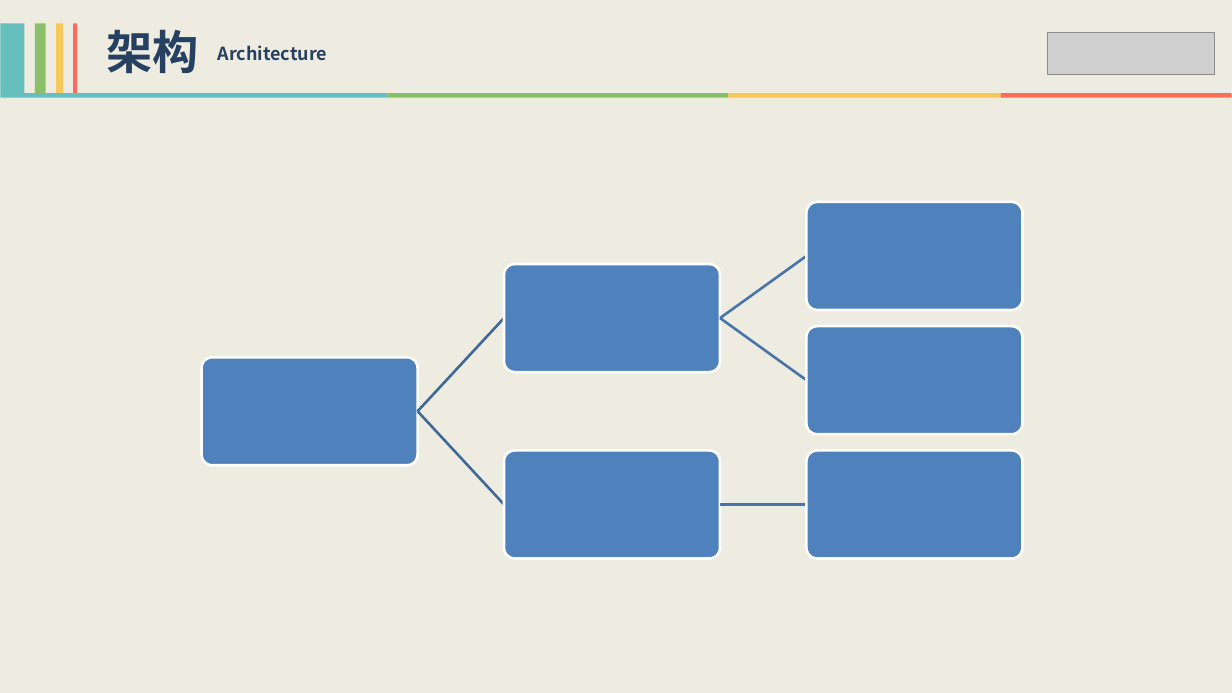
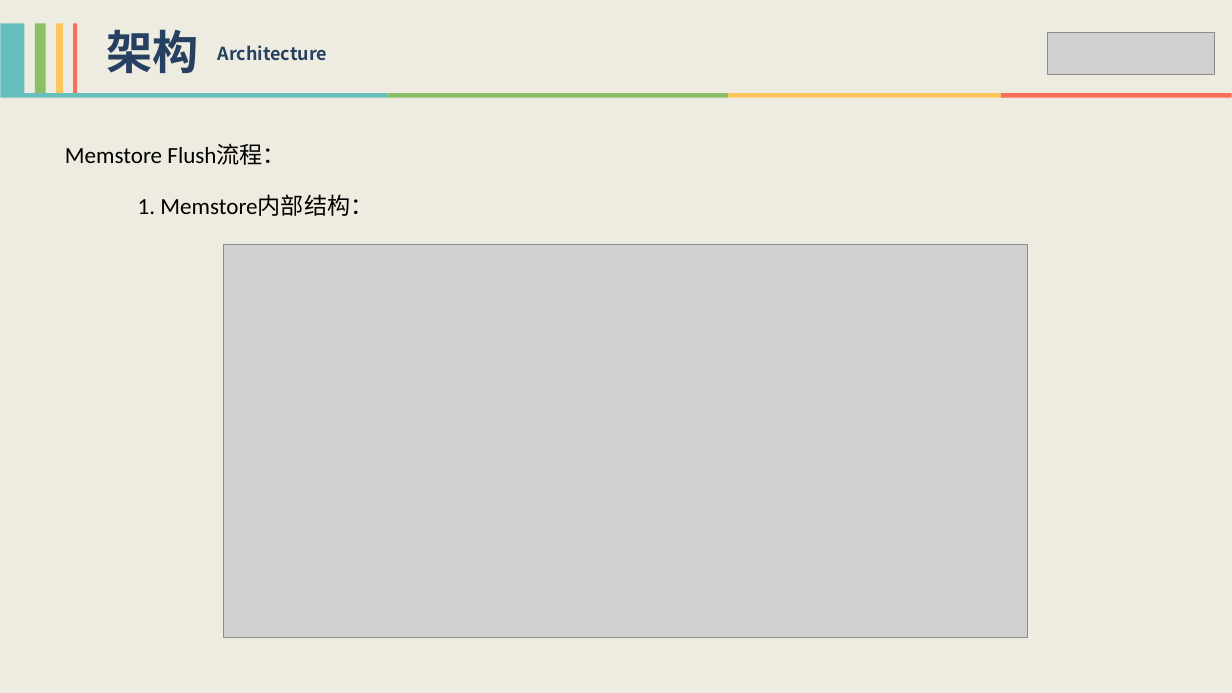
Before and after one commit to xiaoguoqiang/data, a slide deck: slide 14 of HBase技术分享-李强.pptx (slide 8 before the commit). Drawn at 1232x693 pixels with LibreOffice and Linux fonts; fonts in the diff are those of the drawing; grey boxes stand for pictures. Boxes give left, top, right and bottom in pixels: in the first picture for what was removed or moved away, otherwise in the second. Text is boxed around its words. In the diff, an @@ line names an element or a change of style, - is before the commit and + after.

```diff
--- a/HBase技术分享-李强.pptx
+++ b/HBase技术分享-李强.pptx
@@ text added at <box>65,143,286,165</box>, 18 pt, text #000000 @@
+Memstore Flush流程：
@@ text added at <box>138,194,373,216</box>, 18 pt, text #000000 @@
+1. Memstore内部结构：
@@ picture added at <box>223,245,1028,637</box> @@
@@ group removed at <box>201,202,1022,559</box>: 6 rounded rectangles, 5 freeform shapes @@
```
Also in this commit, not shown: 1 other slide changed, 8 slides added.
